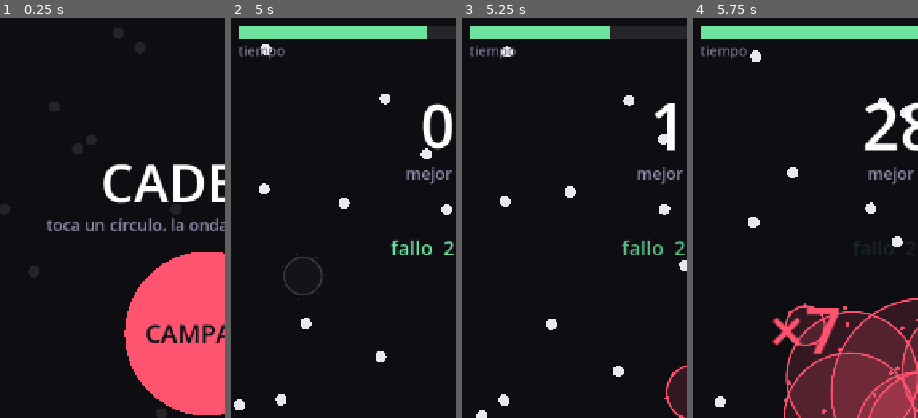
Above: before the commit, frames 1-4 (left to right).
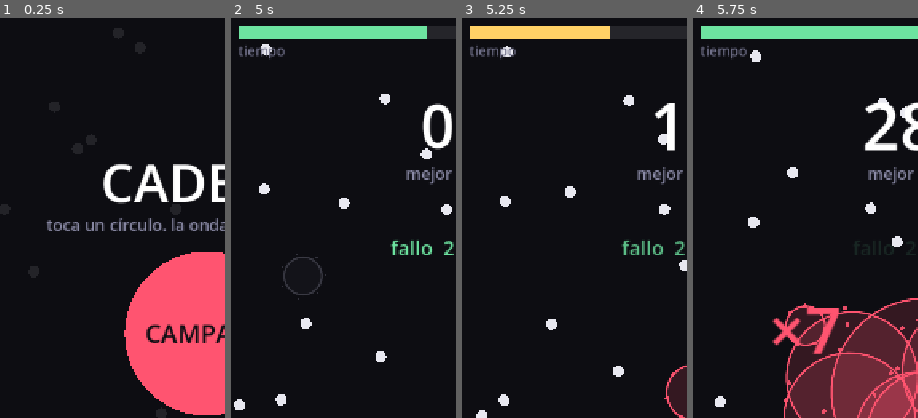
Above: after the commit, the same moments.

Repository: DanyDanny7/yesca
Game: Godot game, scene res://main.tscn
Two runs of this game, one before a commit and one after it. Both use one fixed random seed, a clock stepped at 60 frames per second and the inputs below.
Inputs (mouse positions are % of the whole screen's width and height, from its top left):
- Up to frame 1 (0.25 s): no input
- Up to frame 2 (5 s): move the mouse to (72, 45) at 0.52 s; click (72, 45) at 0.67 s; move the mouse to (30, 55) at 1.27 s; click (30, 55) at 1.42 s; move the mouse to (60, 28) at 2.02 s; click (60, 28) at 2.17 s; move the mouse to (45, 70) at 2.77 s; click (45, 70) at 2.92 s; move the mouse to (80, 65) at 3.52 s; click (80, 65) at 3.67 s; move the mouse to (20, 35) at 4.27 s; click (20, 35) at 4.42 s
- Up to frame 3 (5.25 s): move the mouse to (55, 50) at 5.02 s; click (55, 50) at 5.17 s
- Up to frame 4 (5.75 s): no input
The pictures show only the part of the screen within x 4-54%, y 3-53%; the shares and areas given below are measured in that part.

Frames 1-2 are identical in both runs. In frame 3, 2.0% of the frame differs, in the area x 3-66%, y 2-6%; in frame 4, nothing differs.

Commit message:
Alarma de tiempo bajo y celebración al ganar
La barra pasa de dos estados a tres: verde por encima de 6s, ámbar entre 3 y 6,
rojo por debajo. Con solo verde y rojo el aviso llegaba de golpe y ya no daba
tiempo a reaccionar.

En rojo suena un pitido cada vez más seguido, de 0.59s entre pitidos con 2.9s en
la barra a 0.26s con 0.3s. El acelerón es lo que lo convierte en presión en vez
de en ruido de fondo. No es un bucle que haya que parar: son pitidos sueltos que
dejan de programarse al volver a ámbar o verde, así que se calla solo. El timbre
lleva un armónico impar que lo hace nasal a propósito, porque un tono limpio se
confundiría con un eslabón más de la cadena.

Al ganar: fogonazo verde a pantalla completa, nueve anillos por el campo y una
fanfarria de arpegio ascendente, todo durante la cámara lenta para que se vea
entero antes de la pantalla de resultado. El fogonazo llega a 0.5 de opacidad y
no a 1, porque un blanco pleno taparía el campo justo cuando el jugador quiere
ver qué consiguió. Los anillos van como efectos y no como detonaciones: adornan,
no contagian, o la celebración cambiaría la puntuación final.

Co-Authored-By: Claude Opus 5 (1M context) <noreply@anthropic.com>

Diff:
--- a/main.tscn
+++ b/main.tscn
@@ -140,6 +140,12 @@
 text = "toca un círculo"
 horizontal_alignment = 1
 vertical_alignment = 1
+
+[node name="Destello" type="ColorRect" parent="UI"]
+anchor_right = 1.0
+anchor_bottom = 1.0
+mouse_filter = 2
+color = Color(0.65, 1, 0.8, 0)
 
 [node name="MenuScreen" type="Control" parent="UI"]
 anchor_right = 1.0
--- a/scripts/main.gd
+++ b/scripts/main.gd
@@ -116,7 +116,22 @@
 @export var fallos_min: int = 3
 
 const SPAWN_MARGIN := 40.0
+## Umbrales de la barra. Tres estados y no dos: con solo verde y rojo, el aviso
+## llega de golpe y ya no da tiempo a reaccionar. El amarillo es el que dice
+## "empieza a buscar un buen grupo".
 const WARN_TIME := 3.0
+const ALERTA_TIME := 6.0
+const COLOR_BARRA_OK := Color("6de3a0")
+const COLOR_BARRA_ALERTA := Color("ffd166")
+const COLOR_BARRA_PELIGRO := Color("ff5470")
+## Separación entre pitidos de alarma: se acorta según se acaba el tiempo.
+const ALARMA_LENTA := 0.60
+const ALARMA_RAPIDA := 0.22
+## Cuánto tarda en apagarse el fogonazo de victoria.
+const DESTELLO_CAIDA := 1.5
+## Opacidad máxima del fogonazo. Un blanco pleno taparía el campo justo cuando
+## el jugador quiere ver qué acaba de conseguir.
+const DESTELLO_MAX := 0.5
 const FLASH_TIME := 1.4
 const COMBO_POP_TIME := 0.45
 ## Caja de la etiqueta flotante de cada cadena.
@@ -138,6 +153,8 @@
 const SND_FALLO := preload("res://audio/fallo.wav")
 const SND_CADENA := preload("res://audio/cadena.wav")
 const SND_FIN := preload("res://audio/fin.wav")
+const SND_ALARMA := preload("res://audio/alarma.wav")
+const SND_EXITO := preload("res://audio/exito.wav")
 const MUS_CAMPO := preload("res://audio/musica_campo.wav")
 ## Voces de audio. Una sola cortaría el sonido anterior en cada eslabón, que es
 ## justo lo contrario de lo que se quiere en una cascada.
@@ -176,6 +193,7 @@
 @onready var _stage_label: Label = $UI/Stage
 @onready var _fallos_label: Label = $UI/Fallos
 @onready var _combos_root: Control = $UI/Combos
+@onready var _destello_rect: ColorRect = $UI/Destello
 @onready var _btn_pausa: CircleButton = $UI/Pausa
 
 @onready var _pause_screen: Control = $UI/PauseScreen
@@ -290,6 +308,10 @@
 var _slowmo_hasta: int = 0
 ## Marca de dónde se perdió, para que quede visible bajo el mensaje.
 var _marca_muerte: Explosion
+## Cuenta atrás para el próximo pitido de alarma.
+var _t_alarma: float = 0.0
+## Fogonazo de victoria, de 1 a 0.
+var _destello: float = 0.0
 ## Estado al que se vuelve al despausar.
 var _antes_de_pausar: State = State.PLAYING
 
@@ -375,6 +397,9 @@
 			# desesperado todavía puede salvarte si atrapa algo.
 			_perder("SE ACABÓ EL TIEMPO")
 
+	_alarma_tiempo(delta)
+	_destello = maxf(0.0, _destello - delta * DESTELLO_CAIDA)
+	_destello_rect.color.a = _destello * DESTELLO_MAX
 	_registrar(delta)
 	_aplicar_shake(delta)
 	_score_pop = maxf(0.0, _score_pop - delta * 4.0)
@@ -1033,6 +1058,47 @@
 	_n_vibras = 0
 
 
+## Pitido de tiempo bajo, cada vez más seguido.
+##
+## Solo suena en rojo y se calla solo al volver a ámbar o verde: no hay nada que
+## parar porque no es un bucle, sino pitidos sueltos que dejan de programarse.
+## El intervalo se acorta según baja la barra, que es lo que convierte el aviso
+## en presión en vez de en un ruido de fondo.
+func _alarma_tiempo(delta: float) -> void:
+	var en_peligro := _state == State.PLAYING and _final_pendiente < 0 \
+		and _time_left > 0.0 and _time_left < WARN_TIME
+	if not en_peligro:
+		_t_alarma = 0.0
+		return
+	_t_alarma -= delta
+	if _t_alarma > 0.0:
+		return
+	var margen := clampf(_time_left / WARN_TIME, 0.0, 1.0)
+	_t_alarma = lerpf(ALARMA_RAPIDA, ALARMA_LENTA, margen)
+	_sonar(SND_ALARMA, lerpf(1.3, 1.0, margen), -7.0)
+
+
+## Fogonazo, anillos por toda la pantalla y fanfarria.
+##
+## Se lanza al ganar y coincide con la cámara lenta, así que la celebración se
+## ve entera antes de que aparezca la pantalla de resultado. Los anillos se
+## registran como efectos y no como detonaciones: adornan, no contagian.
+func _celebrar() -> void:
+	_destello = 1.0
+	var rect := get_viewport_rect().size
+	for i in 9:
+		var e := Explosion.new()
+		e.position = Vector2(randf() * rect.x, randf() * rect.y)
+		e.max_radius = randf_range(80.0, 190.0)
+		e.color = COLOR_BARRA_OK
+		e.grow_time = randf_range(0.25, 0.6)
+		e.hold_time = 0.25
+		e.decay_time = 0.5
+		_explosions_root.add_child(e)
+		_effects.append(e)
+	_sonar(SND_EXITO)
+
+
 func _flash(texto: String) -> void:
 	_flash_label.text = texto
 	_flash_left = FLASH_TIME
@@ -1083,7 +1149,7 @@
 
 func _ganar() -> void:
 	_diag.evento("VICTORIA nivel=%d pts=%d" % [_nivel + 1, _score])
-	_sonar(SND_CADENA, 1.25)
+	_celebrar()
 	_vibrar(60)
 	if _nivel + 1 > _nivel_max:
 		_nivel_max = mini(_nivel + 1, Niveles.total() - 1)
@@ -1111,6 +1177,8 @@
 	_shake = 0.0
 	_hitstop = 0.0
 	_score_pop = 0.0
+	_t_alarma = 0.0
+	_destello = 0.0
 	_stage_shown = _stage()
 	_diag.evento("PARTIDA modo=%s nivel=%d mov=%s" % [
 		"campana" if _mode == Mode.CAMPANA else "sinfin",
@@ -1312,7 +1380,12 @@
 
 	var frac := clampf(_time_left / time_max, 0.0, 1.0)
 	_bar_fill.size = Vector2(_bar_bg.size.x * frac, _bar_bg.size.y)
-	_bar_fill.color = Color("ff5470") if _time_left < WARN_TIME else Color("6de3a0")
+	if _time_left < WARN_TIME:
+		_bar_fill.color = COLOR_BARRA_PELIGRO
+	elif _time_left < ALERTA_TIME:
+		_bar_fill.color = COLOR_BARRA_ALERTA
+	else:
+		_bar_fill.color = COLOR_BARRA_OK
 
 	# El multiplicador solo existe mientras la cascada está viva.
 	_sync_combos()
Not shown, added: audio/alarma.wav.import
Not shown, added: audio/exito.wav.import
Not shown, added: audio/alarma.wav
Not shown, added: audio/exito.wav
Not shown, changed: contexto/12-ritmo-y-lectura.md
Not shown, changed: tools/generar_audio.py
